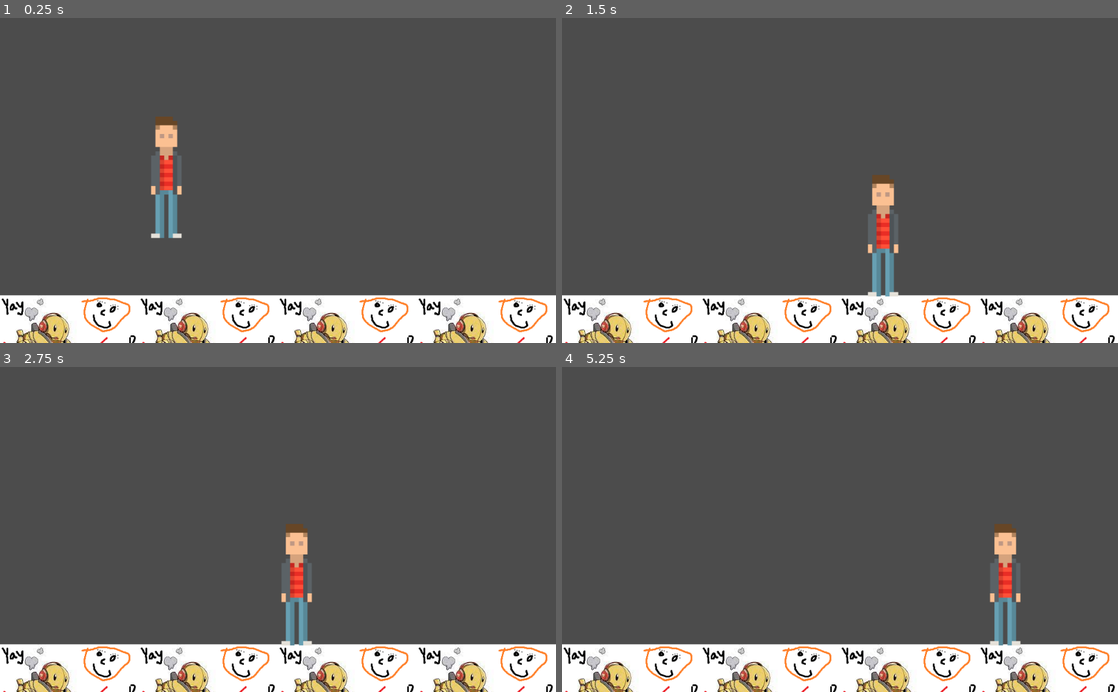
Above: before the commit, frames 1-4 (two rows, left to right).
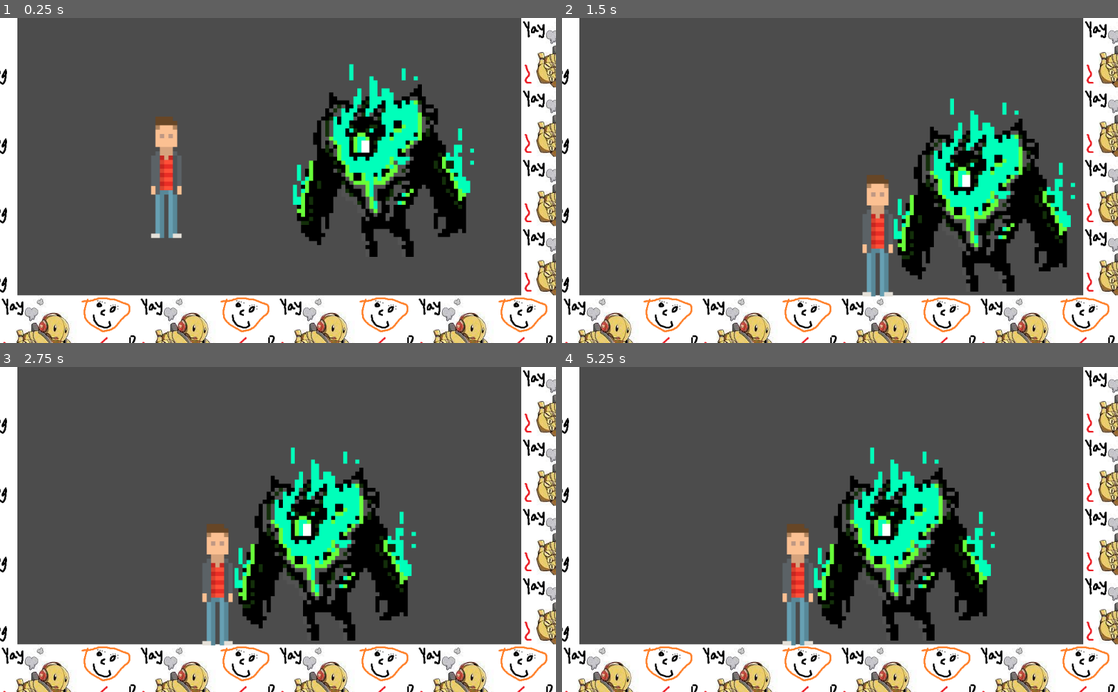
Above: after the commit, the same moments.

Repository: TjCulham/NightCrawler
Game: Godot game, scene res://source/levels/TestLevel.tscn
Same seed, same stepped clock (60 frames per second), same inputs: the game is played once before the commit and once after it. The project has no main scene, so this scene is started directly.
Inputs:
- Up to frame 1 (0.25 s): no input
- Up to frame 2 (1.5 s): hold D (moveRight) from 0.53 s (still down); tap W (jump) at 0.77 s
- Up to frame 3 (2.75 s): tap W (jump) at 1.52 s; release D (moveRight) at 2.03 s; hold A (moveLeft) from 2.03 s (still down)
- Up to frame 4 (5.25 s): release A (moveLeft) at 2.78 s; hold D (moveRight) 2.78-4.28 s; tap W (jump) at 3.02, 3.77, 4.52 s; hold A (moveLeft) 4.28-5.03 s; hold D (moveRight) from 5.03 s (still down)

The runs differ from the first frame. In frame 1, 17% of the frame differs, in the area x 0-100%, y 0-86%; in frame 2, 19%; in frame 3, 20%; in frame 4, 20%.

Commit message:
Enemy added
moves left right and turns at walls

Diff:
--- /dev/null
+++ b/source/actors/enemyTest.gd
@@ -0,0 +1,10 @@
+extends "res://source/actors/actors.gd"
+
+func _ready() -> void:
+	_velocity.x = -speed.x
+
+func _physics_process(delta: float) -> void:
+	_velocity.y += gravity * delta
+	if is_on_wall():
+		_velocity.x *= -1.0
+	_velocity.y = move_and_slide(_velocity, FLOOR_NORMAL).y
--- /dev/null
+++ b/source/actors/enemyTest.tscn
@@ -0,0 +1,21 @@
+[gd_scene load_steps=4 format=2]
+
+[ext_resource path="res://source/actors/enemyTest.gd" type="Script" id=1]
+[ext_resource path="res://assets/enemyTest.png" type="Texture" id=2]
+
+[sub_resource type="RectangleShape2D" id=1]
+extents = Vector2( 160.008, 171.306 )
+
+[node name="Enemy" type="KinematicBody2D"]
+collision_layer = 2
+collision_mask = 9
+script = ExtResource( 1 )
+
+[node name="enemyTest" type="Sprite" parent="."]
+position = Vector2( 1.27295, -184.432 )
+scale = Vector2( 0.741594, 0.741594 )
+texture = ExtResource( 2 )
+
+[node name="CollisionShape2D" type="CollisionShape2D" parent="."]
+position = Vector2( -2.18497, -170.185 )
+shape = SubResource( 1 )
--- a/source/levels/TestLevel.tscn
+++ b/source/levels/TestLevel.tscn
@@ -1,7 +1,8 @@
-[gd_scene load_steps=5 format=2]
+[gd_scene load_steps=6 format=2]
 
 [ext_resource path="res://unknown.png" type="Texture" id=1]
 [ext_resource path="res://source/actors/player.tscn" type="PackedScene" id=2]
+[ext_resource path="res://source/actors/enemyTest.tscn" type="PackedScene" id=3]
 
 [sub_resource type="ConvexPolygonShape2D" id=1]
 points = PoolVector2Array( 0, 0, 288, 0, 288, 128, 0, 128 )
@@ -36,8 +37,11 @@
 collision_layer = 8
 collision_mask = 0
 format = 1
-tile_data = PoolIntArray( 524288, 0, 0, 524292, 0, 0, 524296, 0, 0, 524300, 0, 0 )
+tile_data = PoolIntArray( 65532, 0, 0, 15, 0, 0, 196604, 0, 0, 131087, 0, 0, 327676, 0, 0, 262159, 0, 0, 458748, 0, 0, 393231, 0, 0, 524288, 0, 0, 524292, 0, 0, 524296, 0, 0, 524300, 0, 0 )
 
 [node name="player" parent="." instance=ExtResource( 2 )]
 position = Vector2( 301.91, 272.998 )
 gravity = 4000.0
+
+[node name="Enemy" parent="." instance=ExtResource( 3 )]
+position = Vector2( 779.765, 347.504 )
Binary file added: assets/enemyTest.png
Not shown, added: assets/enemyTest.png.import
